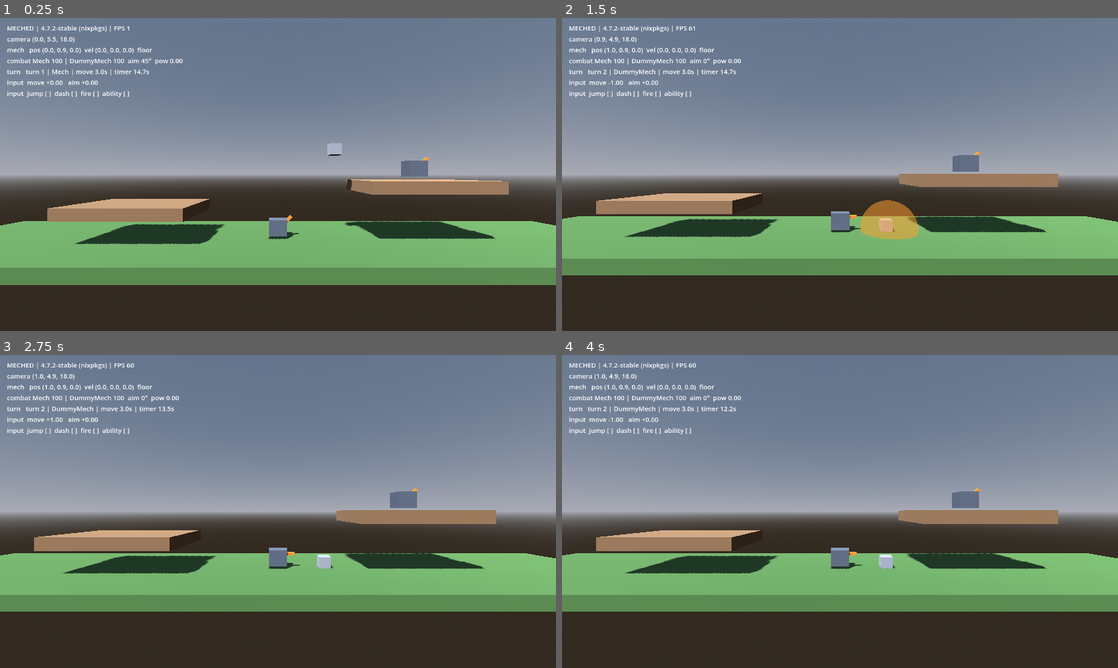
Above: before the commit, frames 1-4 (two rows, left to right).
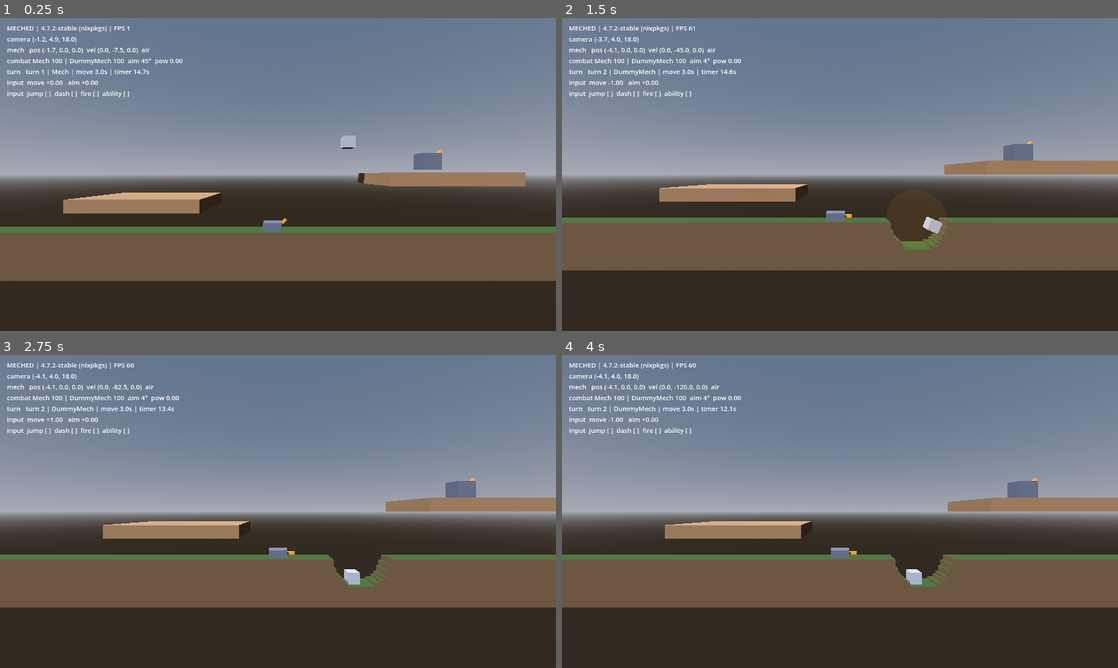
Above: after the commit, the same moments.

Repository: jamesdileva/MECHED
Game: Godot game, scene res://scenes/main/main.tscn
Two runs of this game, one before a commit and one after it. Both use one fixed random seed, a clock stepped at 60 frames per second and the inputs below.
Inputs:
- Up to frame 1 (0.25 s): no input
- Up to frame 2 (1.5 s): tap Enter (fire) at 0.5 s; hold D (move_right) 0.53-1.28 s; hold Down (aim_down) 0.53-1.28 s; tap Space (jump) at 0.77 s; hold A (move_left) from 1.28 s (still down); tap Up (aim_up) at 1.35 s
- Up to frame 3 (2.75 s): tap Space (jump) at 1.52 s; release A (move_left) at 2.03 s; hold D (move_right) from 2.03 s (still down); tap Tab (cycle_weapon) at 2.1 s
- Up to frame 4 (4 s): tap Shift (dash) at 2.85 s; tap Space (jump) at 3.02, 3.77 s; release D (move_right) at 3.53 s; hold A (move_left) from 3.53 s (still down); tap Q (end_turn) at 3.6 s

The runs differ from the first frame. In frame 1, 24% of the frame differs, in the area x 0-100%, y 6-86%; in frame 2, 25%, in the area x 0-100%, y 6-83%; in frame 3, 24%; in frame 4, 24%.

Commit message:
feat: destructible terrain (S05)
- 2D cell mask in the X-Y gameplay plane, extruded into a fixed Z slab
  (architecture.md 5 'Destruction Mask'): supports tunnels/overhangs later
  and serializes as bytes for replay/multiplayer sync
- terrain_grid.gd: pure mask ops — destroy_circle, surface query (NAN when
  dug through), is_solid_world, byte-exact serialize/deserialize
- terrain_mesher.gd: pure per-chunk triangle builder (exposed faces only,
  grass tops / dirt cross-sections); same triangles drive the ArrayMesh and
  the ConcavePolygonShape3D so visuals and collision cannot drift
- terrain_system.gd: chunked rebuilds (32-cell chunks); apply_explosion
  carves and rebuilds only touched chunks; restore/serialize/query API
- Battlefield's box ground replaced by generated terrain; MatchController
  carves a crater at every projectile impact
- Fixed during verification: inverted-row bug (mask rows run top-to-bottom,
  so naive lo..hi cell ranges were empty and nothing carved) — caught by
  the new tests before shipping; 46/46 tests green; worklog updated

Diff:
--- a/scenes/battlefield/battlefield.tscn
+++ b/scenes/battlefield/battlefield.tscn
@@ -1,14 +1,6 @@
-[gd_scene load_steps=10 format=3]
+[gd_scene load_steps=8 format=3]
 
-[sub_resource type="StandardMaterial3D" id="mat_ground"]
-albedo_color = Color(0.32, 0.48, 0.26, 1)
-
-[sub_resource type="BoxMesh" id="mesh_ground"]
-material = SubResource("mat_ground")
-size = Vector3(60, 1, 12)
-
-[sub_resource type="BoxShape3D" id="shape_ground"]
-size = Vector3(60, 1, 12)
+[ext_resource type="PackedScene" path="res://scenes/battlefield/terrain_system.tscn" id="1_terrain"]
 
 [sub_resource type="StandardMaterial3D" id="mat_platform"]
 albedo_color = Color(0.55, 0.42, 0.3, 1)
@@ -32,14 +24,7 @@
 
 [node name="Battlefield" type="Node3D"]
 
-[node name="Ground" type="StaticBody3D" parent="."]
-position = Vector3(0, -0.5, 0)
-
-[node name="Mesh" type="MeshInstance3D" parent="Ground"]
-mesh = SubResource("mesh_ground")
-
-[node name="Collision" type="CollisionShape3D" parent="Ground"]
-shape = SubResource("shape_ground")
+[node name="TerrainSystem" parent="." instance=ExtResource("1_terrain")]
 
 [node name="PlatformA" type="StaticBody3D" parent="."]
 position = Vector3(-12, 2.5, 0)
--- /dev/null
+++ b/scenes/battlefield/terrain_system.tscn
@@ -0,0 +1,10 @@
+[gd_scene load_steps=2 format=3]
+
+[ext_resource type="Script" path="res://scripts/terrain/terrain_system.gd" id="1_terrain"]
+
+[node name="TerrainSystem" type="Node3D"]
+script = ExtResource("1_terrain")
+
+[node name="Collision" type="StaticBody3D" parent="."]
+
+[node name="Surface" type="Node3D" parent="."]
--- a/scripts/core/main.gd
+++ b/scripts/core/main.gd
@@ -12,6 +12,7 @@
 func _ready() -> void:
 	_camera.follow_target = $Mech
 	_match.setup([$Mech, $DummyMech])
+	_match.terrain = $Battlefield/TerrainSystem
 
 
 func _unhandled_input(event: InputEvent) -> void:
--- a/scripts/match/match_controller.gd
+++ b/scripts/match/match_controller.gd
@@ -28,6 +28,9 @@
 
 var turn_manager
 var entities: Array[Node] = []
+## Destructible terrain (terrain_system.gd), wired by Main. Craters are carved
+## at every projectile impact before the turn resolves.
+var terrain = null
 
 
 ## Wires the entity list (index = turn order) and begins the match.
@@ -119,6 +122,9 @@
 			if damage > 0.0:
 				_apply_damage(collider, damage)
 
+	if terrain != null:
+		terrain.apply_explosion(position, Ballistics.EXPLOSION_RADIUS)
+
 	turn_manager.finish_resolution()
 
 
--- /dev/null
+++ b/scripts/terrain/terrain_grid.gd
@@ -0,0 +1,125 @@
+extends RefCounted
+## Pure destructible-terrain mask (architecture.md §5 "Destruction Mask").
+##
+## A 2D grid in the X–Y gameplay plane, extruded into a fixed-depth Z slab by
+## the mesher/visual layers. Row 0 is the TOP row (highest y). Knows nothing
+## about scenes, meshes, or physics — fully headless-testable, and the byte
+## mask serializes deterministically for future replay/multiplayer sync.
+## The rest of the game must never need to know this internal representation
+## (implementation-guide §9); it talks to TerrainSystem.
+
+## Sentinel from query_surface_y when a column has no solid cell at all
+## (dug clean through).
+const NO_SURFACE := NAN
+
+const GRASS := Color(0.32, 0.48, 0.26)
+const DIRT := Color(0.43, 0.34, 0.26)
+
+var width := 0
+var rows := 0
+var cell_size := 0.25
+var x_min := -30.0
+var y_max := 8.0
+## Slab thickness along Z (visual/collision extrusion).
+var depth := 2.0
+## 1 = solid, 0 = empty; index = row * width + col.
+var cells: PackedByteArray = PackedByteArray()
+
+
+func create(p_width: int, p_rows: int, p_cell_size: float, p_x_min: float,
+		p_y_max: float, p_depth := 2.0) -> void:
+	width = p_width
+	rows = p_rows
+	cell_size = p_cell_size
+	x_min = p_x_min
+	y_max = p_y_max
+	depth = p_depth
+	cells.resize(width * rows)
+	cells.fill(0)
+
+
+## Fills solid cells whose centers lie between top_y and bottom_y.
+func fill_ground(top_y: float, bottom_y: float) -> void:
+	for cy in rows:
+		for cx in width:
+			var y := center_y(cy)
+			cells[cy * width + cx] = 1 if (y <= top_y and y >= bottom_y) else 0
+
+
+func cell_center(cx: int, cy: int) -> Vector2:
+	return Vector2(x_min + (cx + 0.5) * cell_size, y_max - (cy + 0.5) * cell_size)
+
+
+func center_y(cy: int) -> float:
+	return y_max - (cy + 0.5) * cell_size
+
+
+func world_to_cell(p: Vector2) -> Vector2i:
+	return Vector2i(int(floor((p.x - x_min) / cell_size)), int(floor((y_max - p.y) / cell_size)))
+
+
+func in_bounds(c: Vector2i) -> bool:
+	return c.x >= 0 and c.x < width and c.y >= 0 and c.y < rows
+
+
+func is_solid(c: Vector2i) -> bool:
+	return in_bounds(c) and cells[c.y * width + c.x] == 1
+
+
+func is_solid_world(p: Vector2) -> bool:
+	return is_solid(world_to_cell(p))
+
+
+func set_solid(c: Vector2i, solid: bool) -> void:
+	if in_bounds(c):
+		cells[c.y * width + c.x] = 1 if solid else 0
+
+
+## Carves a circular crater. Returns the number of cells removed.
+func destroy_circle(center: Vector2, radius: float) -> int:
+	var removed := 0
+	# Row indices run top-to-bottom (inverted vs world y), so min/max the
+	# bounding box per axis — a plain lo..hi range is empty for any box that
+	# descends in world space.
+	var lo := world_to_cell(center - Vector2(radius, radius))
+	var hi := world_to_cell(center + Vector2(radius, radius))
+	var cy0 := maxi(mini(lo.y, hi.y), 0)
+	var cy1 := mini(maxi(lo.y, hi.y) + 1, rows)
+	var cx0 := maxi(mini(lo.x, hi.x), 0)
+	var cx1 := mini(maxi(lo.x, hi.x) + 1, width)
+	for cy in range(cy0, cy1):
+		for cx in range(cx0, cx1):
+			var c := Vector2i(cx, cy)
+			if is_solid(c) and cell_center(cx, cy).distance_to(center) <= radius:
+				cells[cy * width + cx] = 0
+				removed += 1
+	return removed
+
+
+## Topmost solid cell center's y in the column under world x, or NO_SURFACE.
+func query_surface_y(x: float) -> float:
+	var cx := int(floor((x - x_min) / cell_size))
+	if cx < 0 or cx >= width:
+		return NO_SURFACE
+	for cy in rows:
+		if cells[cy * width + cx] == 1:
+			return center_y(cy)
+	return NO_SURFACE
+
+
+func serialize() -> Dictionary:
+	return {
+		"width": width, "rows": rows, "cell_size": cell_size,
+		"x_min": x_min, "y_max": y_max, "depth": depth,
+		"cells": cells.duplicate(),
+	}
+
+
+func deserialize(data: Dictionary) -> void:
+	width = int(data["width"])
+	rows = int(data["rows"])
+	cell_size = float(data["cell_size"])
+	x_min = float(data["x_min"])
+	y_max = float(data["y_max"])
+	depth = float(data["depth"])
+	cells = data["cells"].duplicate()
--- /dev/null
+++ b/scripts/terrain/terrain_mesher.gd
@@ -0,0 +1,72 @@
+extends RefCounted
+## Builds the visual + collision triangle geometry for one terrain chunk
+## directly from the mask (pure, headless-testable).
+##
+## Only exposed faces are emitted (a face borders an empty cell or the grid
+## edge): top/bottom/side quads span the full Z depth, plus a front cap at
+## +Z per solid cell so the cross-section reads correctly from the camera.
+## The same triangle list drives the ArrayMesh and the ConcavePolygonShape3D,
+## so visuals and collision can never drift apart.
+
+const TerrainGridScript := preload("res://scripts/terrain/terrain_grid.gd")
+
+
+## Returns {positions: PackedVector3Array (triangles), colors: PackedColorArray}.
+static func build_chunk(grid, chunk: Vector2i, chunk_cells: int) -> Dictionary:
+	var positions: PackedVector3Array = PackedVector3Array()
+	var colors: PackedColorArray = PackedColorArray()
+	var cs: float = grid.cell_size
+	var half: float = grid.depth * 0.5
+
+	var cx0 := chunk.x * chunk_cells
+	var cy0 := chunk.y * chunk_cells
+	for cy in range(cy0, mini(cy0 + chunk_cells, grid.rows)):
+		for cx in range(cx0, mini(cx0 + chunk_cells, grid.width)):
+			if not grid.is_solid(Vector2i(cx, cy)):
+				continue
+			var center: Vector2 = grid.cell_center(cx, cy)
+			var x0 := center.x - cs * 0.5
+			var x1 := center.x + cs * 0.5
+			var y_top := center.y + cs * 0.5
+			var y_bot := center.y - cs * 0.5
+			var top_open: bool = not grid.is_solid(Vector2i(cx, cy - 1))
+			var bottom_open: bool = not grid.is_solid(Vector2i(cx, cy + 1))
+			var left_open: bool = not grid.is_solid(Vector2i(cx - 1, cy))
+			var right_open: bool = not grid.is_solid(Vector2i(cx + 1, cy))
+			var grass: Color = TerrainGridScript.GRASS
+			var dirt: Color = TerrainGridScript.DIRT
+
+			# Front cap (cross-section face toward the camera).
+			_quad(positions, colors,
+					Vector3(x0, y_top, half), Vector3(x1, y_top, half),
+					Vector3(x1, y_bot, half), Vector3(x0, y_bot, half),
+					dirt)
+			if top_open:
+				_quad(positions, colors,
+						Vector3(x0, y_top, half), Vector3(x1, y_top, half),
+						Vector3(x1, y_top, -half), Vector3(x0, y_top, -half),
+						grass)
+			if bottom_open:
+				_quad(positions, colors,
+						Vector3(x0, y_bot, -half), Vector3(x1, y_bot, -half),
+						Vector3(x1, y_bot, half), Vector3(x0, y_bot, half),
+						dirt)
+			if left_open:
+				_quad(positions, colors,
+						Vector3(x0, y_top, -half), Vector3(x0, y_bot, -half),
+						Vector3(x0, y_bot, half), Vector3(x0, y_top, half),
+						dirt)
+			if right_open:
+				_quad(positions, colors,
+						Vector3(x1, y_top, half), Vector3(x1, y_bot, half),
+						Vector3(x1, y_bot, -half), Vector3(x1, y_top, -half),
+						dirt)
+	return {"positions": positions, "colors": colors}
+
+
+static func _quad(positions: PackedVector3Array, colors: PackedColorArray,
+		a: Vector3, b: Vector3, c: Vector3, d: Vector3, color: Color) -> void:
+	# Two triangles: (a, b, c) and (a, c, d).
+	positions.append_array(PackedVector3Array([a, b, c, a, c, d]))
+	for i in 6:
+		colors.append(color)
--- /dev/null
+++ b/scripts/terrain/terrain_system.gd
@@ -0,0 +1,153 @@
+extends Node3D
+## Destructible terrain system (S05) — architecture.md §5 as a scene node.
+##
+## Owns the pure mask (terrain_grid.gd) and keeps chunked visual + collision
+## geometry in sync with it (terrain_mesher.gd builds both from the same
+## triangles, so they cannot drift). Gameplay only calls apply_explosion /
+## restore / query_surface_y — the mask stays an internal representation
+## (implementation-guide §9), except that serialize()/deserialize() expose it
+## byte-exact for future replay and multiplayer sync.
+
+const TerrainGridScript := preload("res://scripts/terrain/terrain_grid.gd")
+const TerrainMesher := preload("res://scripts/terrain/terrain_mesher.gd")
+
+const CHUNK_CELLS := 32
+
+@export var world_width := 60.0
+@export var world_top_y := 8.0
+@export var world_bottom_y := -4.0
+@export var ground_top_y := 0.0
+@export var ground_bottom_y := -4.0
+@export var cell_size := 0.25
+
+var grid
+
+var _chunks: Dictionary = {}
+var _material: StandardMaterial3D
+
+@onready var _surface: Node3D = $Surface
+@onready var _collision: StaticBody3D = $Collision
+
+
+func _ready() -> void:
+	add_to_group("terrain")
+	_material = StandardMaterial3D.new()
+	_material.vertex_color_use_as_albedo = true
+	# Unshaded + no culling: flat readable colors, and geometry can never
+	# disappear due to winding; physics uses backface collision for the same
+	# reason. Shading/lighting pass comes later (S45).
+	_material.shading_mode = BaseMaterial3D.SHADING_MODE_UNSHADED
+	_material.cull_mode = BaseMaterial3D.CULL_DISABLED
+	grid = TerrainGridScript.new()
+	restore()
+
+
+## Carves a crater and rebuilds only the chunks it touched.
+## Returns the number of cells removed.
+func apply_explosion(world_pos: Vector3, radius: float) -> int:
+	var removed: int = grid.destroy_circle(Vector2(world_pos.x, world_pos.y), radius)
+	if removed > 0:
+		_rebuild(_chunks_overlapping_circle(Vector2(world_pos.x, world_pos.y), radius))
+	return removed
+
+
+## Refills the initial ground and rebuilds every chunk.
+func restore() -> void:
+	grid.create(
+		int(round(world_width / cell_size)),
+		int(round((world_top_y - world_bottom_y) / cell_size)),
+		cell_size,
+		-world_width * 0.5,
+		world_top_y,
+	)
+	grid.fill_ground(ground_top_y, ground_bottom_y)
+	_rebuild(_all_chunk_coords())
+
+
+func query_surface_y(x: float) -> float:
+	return grid.query_surface_y(x)
+
+
+func is_solid_world(p: Vector2) -> bool:
+	return grid.is_solid_world(p)
+
+
+func serialize() -> Dictionary:
+	return grid.serialize()
+
+
+func deserialize(data: Dictionary) -> void:
+	grid.deserialize(data)
+	_rebuild(_all_chunk_coords())
+
+
+func _all_chunk_coords() -> Array:
+	var coords: Array = []
+	var chunks_x := int(ceil(grid.width / float(CHUNK_CELLS)))
+	var chunks_y := int(ceil(grid.rows / float(CHUNK_CELLS)))
+	for cy in chunks_y:
+		for cx in chunks_x:
+			coords.append(Vector2i(cx, cy))
+	return coords
+
+
+func _chunks_overlapping_circle(center: Vector2, radius: float) -> Array:
+	var coords: Array = []
+	# Same inverted-row caution as destroy_circle: min/max per axis.
+	var lo: Vector2i = grid.world_to_cell(center - Vector2(radius, radius))
+	var hi: Vector2i = grid.world_to_cell(center + Vector2(radius, radius))
+	var c0 := Vector2i(mini(lo.x, hi.x) / CHUNK_CELLS, mini(lo.y, hi.y) / CHUNK_CELLS)
+	var c1 := Vector2i(maxi(lo.x, hi.x) / CHUNK_CELLS, maxi(lo.y, hi.y) / CHUNK_CELLS)
+	for cy in range(maxi(c0.y, 0), c1.y + 1):
+		for cx in range(maxi(c0.x, 0), c1.x + 1):
+			coords.append(Vector2i(cx, cy))
+	return coords
+
+
+func _rebuild(coords: Array) -> void:
+	for chunk in coords:
+		_rebuild_chunk(chunk)
+
+
+func _rebuild_chunk(chunk: Vector2i) -> void:
+	var data: Dictionary = TerrainMesher.build_chunk(grid, chunk, CHUNK_CELLS)
+	var nodes: Dictionary = _chunk_nodes(chunk)
+	var mesh_inst: MeshInstance3D = nodes["mesh"]
+	var col_shape: CollisionShape3D = nodes["shape"]
+	var verts: PackedVector3Array = data["positions"]
+	if verts.is_empty():
+		mesh_inst.mesh = null
+		col_shape.shape = null
+		return
+	mesh_inst.mesh = _build_mesh(data)
+	var shape := ConcavePolygonShape3D.new()
+	shape.backface_collision = true
+	shape.set_faces(verts)
+	col_shape.shape = shape
+
+
+func _chunk_nodes(chunk: Vector2i) -> Dictionary:
+	if _chunks.has(chunk):
+		return _chunks[chunk]
+	var mesh_inst := MeshInstance3D.new()
+	mesh_inst.name = "Chunk_%d_%d" % [chunk.x, chunk.y]
+	mesh_inst.material_override = _material
+	_surface.add_child(mesh_inst)
+	var col_shape := CollisionShape3D.new()
+	col_shape.name = "Chunk_%d_%d" % [chunk.x, chunk.y]
+	_collision.add_child(col_shape)
+	var nodes := {"mesh": mesh_inst, "shape": col_shape}
+	_chunks[chunk] = nodes
+	return nodes
+
+
+func _build_mesh(data: Dictionary) -> ArrayMesh:
+	var st := SurfaceTool.new()
+	st.begin(Mesh.PRIMITIVE_TRIANGLES)
+	var verts: PackedVector3Array = data["positions"]
+	var colors: PackedColorArray = data["colors"]
+	for i in verts.size():
+		st.set_color(colors[i])
+		st.add_vertex(verts[i])
+	st.generate_normals()
+	return st.commit()
--- a/tests/test_scenes.gd
+++ b/tests/test_scenes.gd
@@ -23,17 +23,19 @@
 	main.free()
 
 
-func test_battlefield_has_playable_ground() -> void:
+func test_battlefield_has_destructible_terrain() -> void:
 	var scene: PackedScene = load("res://scenes/battlefield/battlefield.tscn")
 	assert_true(scene != null, "battlefield.tscn loads")
 	if scene == null:
 		return
 	var battlefield: Node = scene.instantiate()
-	var ground: Node = battlefield.get_node_or_null("Ground")
-	assert_true(ground is StaticBody3D, "battlefield has a StaticBody3D ground")
-	if ground is StaticBody3D:
-		assert_true(ground.get_node_or_null("Collision") is CollisionShape3D,
-				"ground has a collision shape")
+	var terrain: Node = battlefield.get_node_or_null("TerrainSystem")
+	assert_true(terrain != null, "battlefield instances the TerrainSystem")
+	if terrain != null:
+		assert_true(terrain.get_node_or_null("Collision") is StaticBody3D,
+				"terrain has a collision body")
+		assert_true(terrain.get_node_or_null("Surface") != null,
+				"terrain has a surface holder for chunk meshes")
 	battlefield.free()
 
 
--- /dev/null
+++ b/tests/test_terrain.gd
@@ -0,0 +1,103 @@
+extends "res://tests/test_base.gd"
+## S05 terrain rules. The grid and the chunk mesher are pure objects, so the
+## roadmap's S05 verification — crater forms, terrain keeps changing under
+## repeated explosions, surface state is queryable/serializable — is proven
+## headless. Physical interaction (mech falling into craters, shells hitting
+## the new collision) is engine-driven and verified in-game.
+
+const GRID := "res://scripts/terrain/terrain_grid.gd"
+const MESHER := "res://scripts/terrain/terrain_mesher.gd"
+const CHUNK_CELLS := 32
+
+
+func _grid():
+	var g = load(GRID).new()
+	g.create(240, 48, 0.25, -30.0, 8.0)
+	g.fill_ground(0.0, -4.0)
+	return g
+
+
+func test_ground_fills_between_top_and_bottom() -> void:
+	var g = _grid()
+	assert_true(g.is_solid_world(Vector2(0, -0.5)), "below ground_top is solid")
+	assert_true(g.is_solid_world(Vector2(0, -3.5)), "ground extends to bottom")
+	assert_true(not g.is_solid_world(Vector2(0, 0.5)), "above ground_top is empty")
+	assert_true(not g.is_solid_world(Vector2(500, -0.5)), "outside the grid is empty")
+
+
+func test_destroy_circle_carves_the_mask() -> void:
+	var g = _grid()
+	var removed: int = g.destroy_circle(Vector2(0, -0.5), 1.0)
+	assert_true(removed > 0, "carving removes cells")
+	assert_true(not g.is_solid_world(Vector2(0, -0.5)), "crater center is empty")
+	assert_true(g.is_solid_world(Vector2(20, -0.5)), "far ground is untouched")
+
+
+func test_destroy_count_matches_circle_area() -> void:
+	var g = _grid()
+	# Fully submerged circle: radius 1.5 at depth 2.0 spans -3.5..-0.5, inside
+	# the solid slab, so the removed count should be ~π * (1.5/0.25)² ≈ 113.
+	var removed: int = g.destroy_circle(Vector2(0, -2.0), 1.5)
+	assert_true(removed > 90 and removed < 135, "removed ~πr² cells, got %d" % removed)
+
+
+func test_repeated_explosions_keep_carving() -> void:
+	var g = _grid()
+	var first: int = g.destroy_circle(Vector2(0, -0.5), 2.5)
+	var second: int = g.destroy_circle(Vector2(1.0, -0.5), 2.5)
+	assert_true(first > 0 and second > 0, "overlapping explosions keep removing cells")
+	assert_true(g.query_surface_y(0.0) < -2.0, "surface at crater is much lower")
+
+
+func test_surface_query_tracks_terrain() -> void:
+	var g = _grid()
+	var intact: float = g.query_surface_y(20.0)
+	assert_almost_equal(intact, -0.125, 0.001, "intact column surfaces at the top cell")
+	# Shallow carve: r1.5 at depth -1.0 hollows the top 2.5m but leaves the
+	# slab's bottom row intact.
+	g.destroy_circle(Vector2(20, -1.0), 1.5)
+	var carved: float = g.query_surface_y(20.0)
+	assert_true(carved < intact, "carved column surfaces lower")
+
+
+func test_digging_through_the_floor_opens_a_pit() -> void:
+	var g = _grid()
+	# r2.5 at mid-slab depth spans the full 4m slab → the column goes clean
+	# through and the surface query finds nothing.
+	g.destroy_circle(Vector2(0, -2.0), 2.5)
+	assert_true(is_nan(g.query_surface_y(0.0)), "column dug through has no surface")
+	assert_true(not g.is_solid_world(Vector2(0, -3.9)), "bottom cell is gone")
+
+
+func test_serialize_roundtrip_preserves_mask() -> void:
+	var g = _grid()
+	g.destroy_circle(Vector2(3.0, -0.5), 2.0)
+	var data: Dictionary = g.serialize()
+	var g2 = load(GRID).new()
+	g2.create(240, 48, 0.25, -30.0, 8.0)
+	g2.fill_ground(0.0, -4.0)
+	g2.deserialize(data)
+	assert_equal(g2.width, g.width, "width survives roundtrip")
+	assert_equal(g2.cells, g.cells, "mask bytes survive roundtrip")
+	assert_true(not g2.is_solid_world(Vector2(3.0, -0.5)), "carved cell still empty")
+	assert_true(g2.is_solid_world(Vector2(20, -0.5)), "solid cell still solid")
+
+
+func test_mesher_reflects_destruction() -> void:
+	var g = _grid()
+	var mesher = load(MESHER).new()
+	var chunk := Vector2i(7, 1)
+	var before: Dictionary = mesher.build_chunk(g, chunk, CHUNK_CELLS)
+	assert_true(before["positions"].size() > 0, "intact ground chunk has geometry")
+	g.destroy_circle(Vector2(29.0, 0.0), 6.0)
+	var after: Dictionary = mesher.build_chunk(g, chunk, CHUNK_CELLS)
+	assert_true(after["positions"].size() < before["positions"].size(),
+			"carving removes chunk geometry (%d -> %d)" % [before["positions"].size(), after["positions"].size()])
+	assert_equal(before["positions"].size() % 6, 0, "geometry is whole triangles")
+
+
+func test_mesher_skips_empty_chunks() -> void:
+	var g = _grid()
+	var mesher = load(MESHER).new()
+	var sky_chunk: Dictionary = mesher.build_chunk(g, Vector2i(0, 0), CHUNK_CELLS)
+	assert_equal(sky_chunk["positions"].size(), 0, "chunk with no solid cells has no geometry")
Not shown, added: scripts/terrain/terrain_grid.gd.uid
Not shown, added: scripts/terrain/terrain_mesher.gd.uid
Not shown, added: scripts/terrain/terrain_system.gd.uid
Not shown, added: tests/test_terrain.gd.uid
Not shown, removed: scenes/mechs/.gitkeep
Not shown, removed: scenes/projectiles/.gitkeep
Not shown, removed: scripts/combat/.gitkeep
Not shown, removed: scripts/match/.gitkeep
Not shown, removed: scripts/mechs/.gitkeep
Not shown, removed: scripts/movement/.gitkeep
Not shown, removed: scripts/terrain/.gitkeep
Not shown, changed: worklog.md
